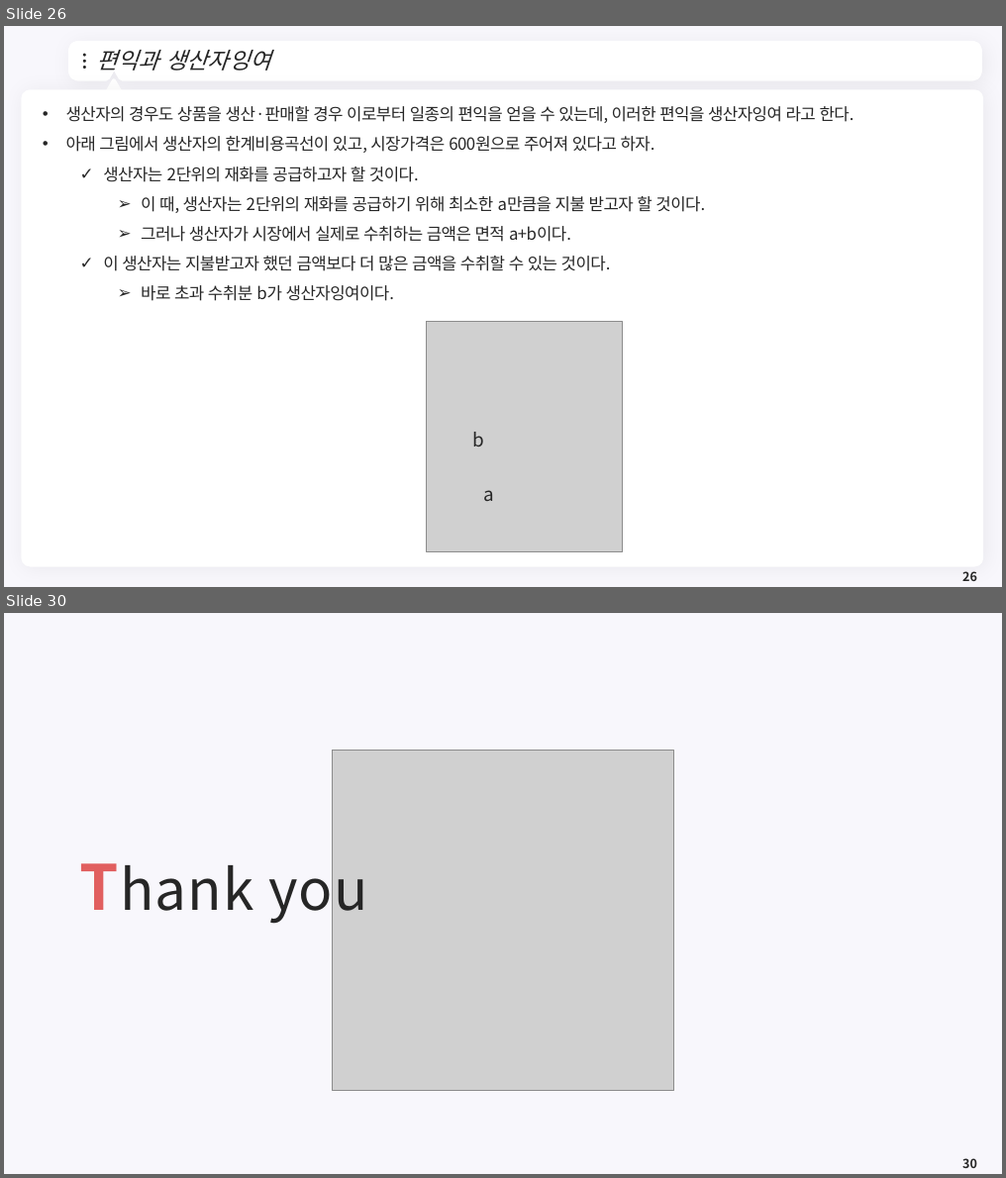
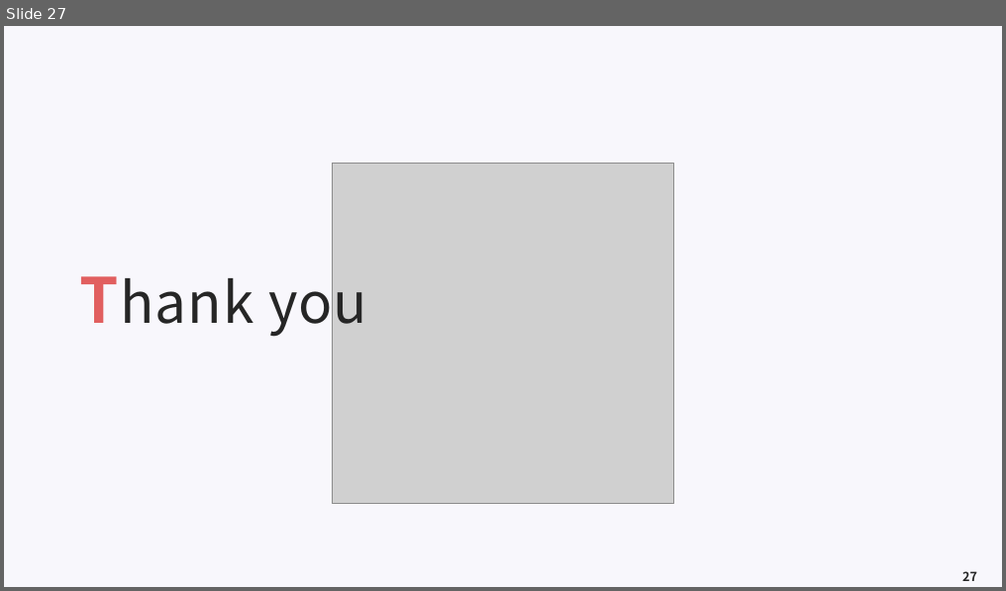
Before and after one commit to meandthey/Teaching, a slide deck: 환경경제학/2026-1/환경경제학_Chapter_04.pptx. Shown one above the other, each under a label of ours: slides 26 and 30 before the commit, slide 27 after it; the slides between them are not shown. The pictures are 1006x1178 and 1006x591 pixels, drawn with LibreOffice and Linux fonts; fonts in the diff are those of the drawing; grey boxes stand for pictures; background and template pictures are left out. Boxes give left, top, right and bottom in pixels: in the first picture for what was removed or moved away, otherwise in the second. Text is boxed around its words. In the diff, an @@ line names an element or a change of style, - is before the commit and + after.

```diff
--- a/환경경제학/2026-1/환경경제학_Chapter_04.pptx
+++ b/환경경제학/2026-1/환경경제학_Chapter_04.pptx
@@ slide 26 removed at (4, 26, 1002, 587), background #F8F7FC @@
@@ freeform shape removed at (72, 45, 979, 77) @@
@@ ellipse removed at (83, 54, 86, 57) @@
@@ title removed at (96, 50, 270, 71) @@
-편익과 생산자잉여
@@ ellipse removed at (83, 60, 86, 63) @@
@@ ellipse removed at (83, 66, 86, 69) @@
@@ triangle removed at (105, 80, 122, 95) @@
@@ freeform shape removed at (958, 56, 967, 68) @@
@@ rounded rectangle removed at (21, 89, 984, 568) @@
@@ text removed at (66, 106, 854, 301) @@
-• 생산자의 경우도 상품을 생산·판매할 경우 이로부터 일종의 편익을 얻을 수 있는데, 이러한 편익을 생산자잉여 라고 한다.
-• 아래 그림에서 생산자의 한계비용곡선이 있고, 시장가격은 600원으로 주어져 있다고 하자.
-  ✓ 생산자는 2단위의 재화를 공급하고자 할 것이다.
-    ➢ 이 때, 생산자는 2단위의 재화를 공급하기 위해 최소한 a만큼을 지불 받고자 할 것이다.
-    ➢ 그러나 생산자가 시장에서 실제로 수취하는 금액은 면적 a+b이다.
-  ✓ 이 생산자는 지불받고자 했던 금액보다 더 많은 금액을 수취할 수 있는 것이다.
-    ➢ 바로 초과 수취분 b가 생산자잉여이다.
@@ picture removed at (427, 321, 623, 553) @@
@@ text removed at (473, 432, 485, 447) @@
-b
@@ text removed at (484, 490, 495, 501) @@
-a
@@ page number removed at (962, 571, 977, 581) @@
-26
@@ what was slide 30 is now slide 27 @@
@@ page number at (962, 571, 977, 581): text changed @@
-30
+27
```
Also in this commit, not shown: 5 slides changed, 15 slides added, 17 other slides removed, 4 other files.
